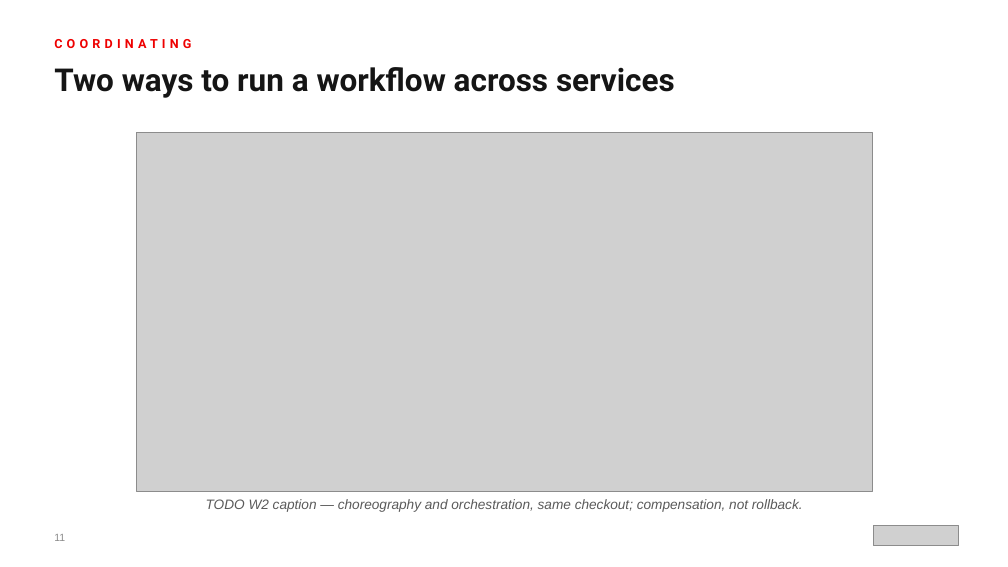
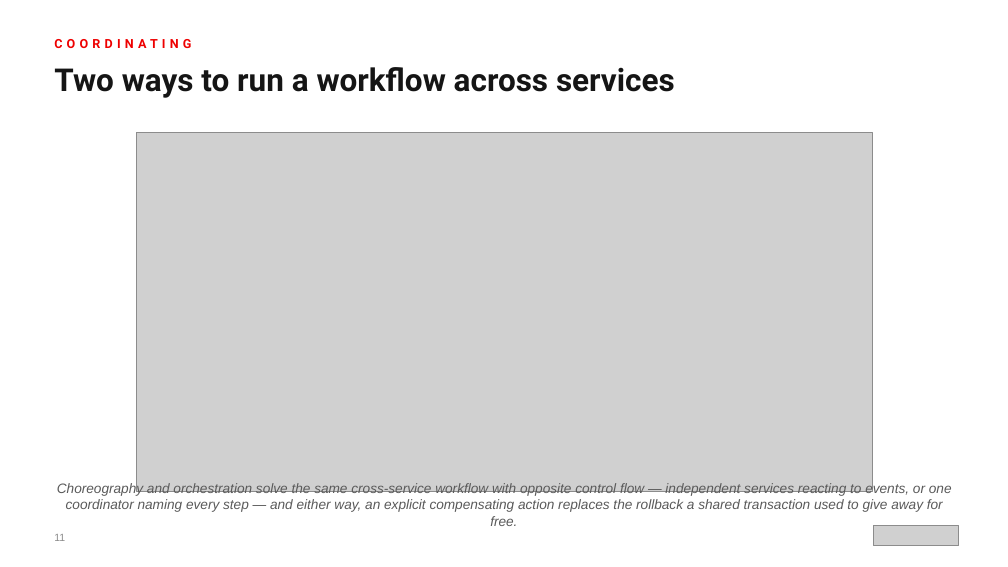
Before and after one commit to patterncatalyst/modernizing-enterprise-applications-python, a slide deck: slide 11 of presentation/modernizing-101/Modernizing_101-r1.0.pptx. Drawn at 1008x567 pixels with LibreOffice and Linux fonts; fonts in the diff are those of the drawing; grey boxes stand for pictures. Boxes give left, top, right and bottom in pixels: in the first picture for what was removed or moved away, otherwise in the second. Text is boxed around its words. In the diff, an @@ line names an element or a change of style, - is before the commit and + after.

```diff
--- a/presentation/modernizing-101/Modernizing_101-r1.0.pptx
+++ b/presentation/modernizing-101/Modernizing_101-r1.0.pptx
@@ text at [57,482,952,526]: text changed @@
-TODO W2 caption — choreography and orchestration, same checkout; compensation, not rollback.
+Choreography and orchestration solve the same cross-service workflow with opposite control flow — independent services reacting to events, or one coordinator naming every step — and either way, an explicit compensating action replaces the rollback a shared transaction used to give away for free.
```
Also in this commit, not shown: 18 other slides changed, 1 other file.
